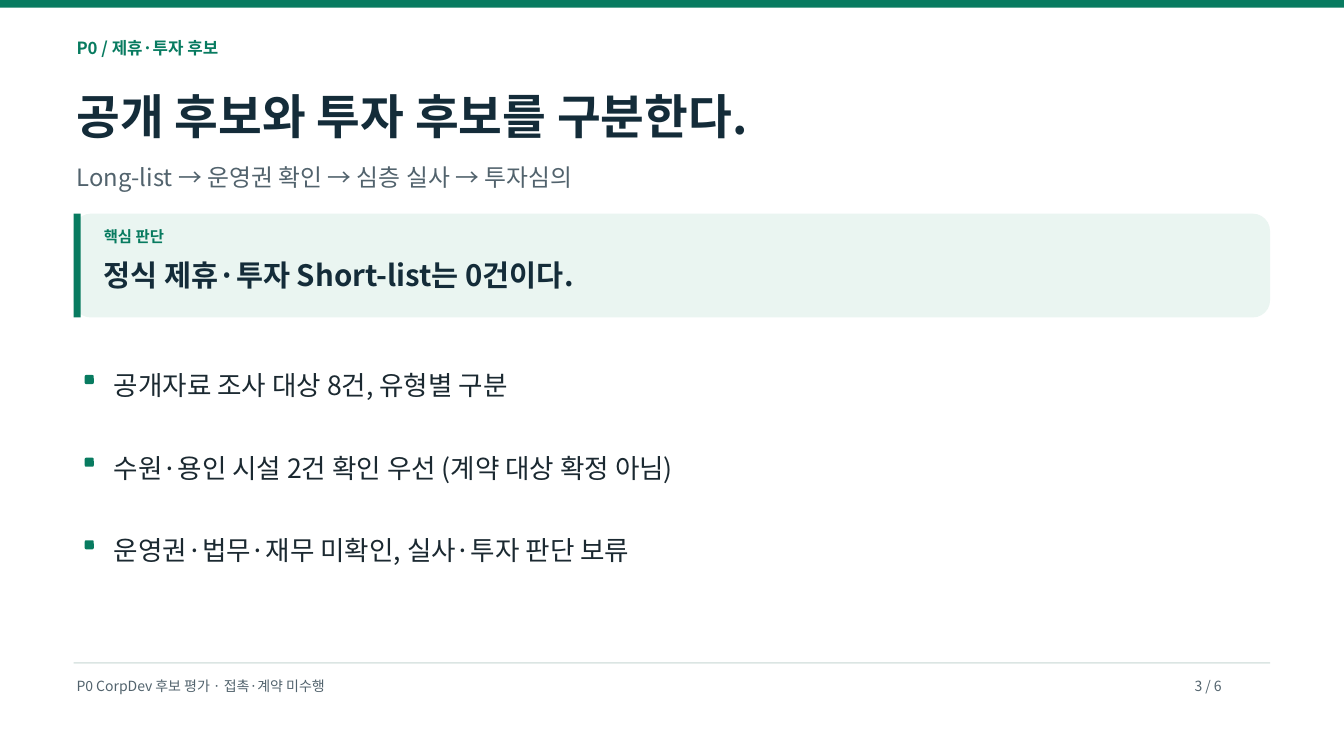
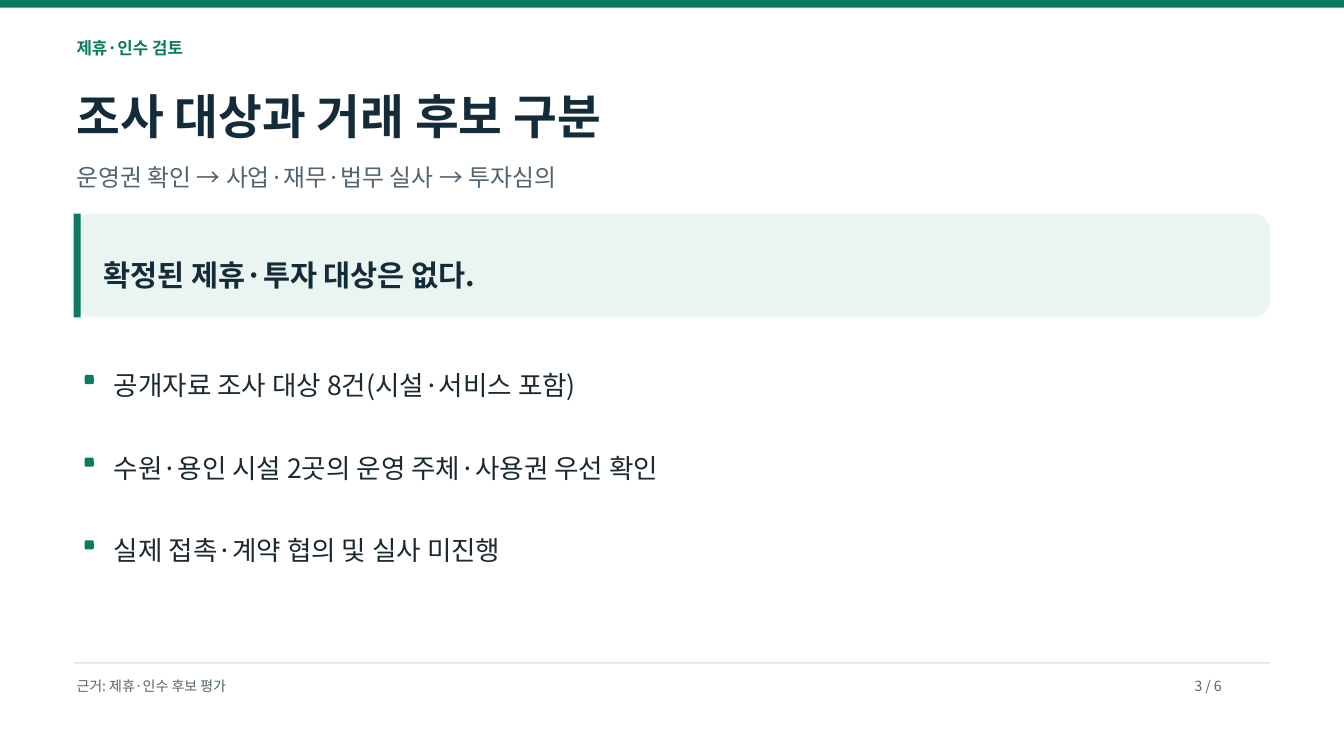
Before and after one commit to dohyunkimmm/footmate-case-study, a slide deck: slide 3 of src/case-study/downloads/footmate_strategy_p0_p2.pptx. Drawn at 1344x756 pixels with LibreOffice and Linux fonts; fonts in the diff are those of the drawing. Boxes give left, top, right and bottom in pixels: in the first picture for what was removed or moved away, otherwise in the second. Text is boxed around its words. In the diff, an @@ line names an element or a change of style, - is before the commit and + after.

```diff
--- a/src/case-study/downloads/footmate_strategy_p0_p2.pptx
+++ b/src/case-study/downloads/footmate_strategy_p0_p2.pptx
@@ text at box(77, 40, 183, 56): text changed @@
-P0 / 제휴·투자 후보
+제휴·인수 검토
@@ text at box(77, 94, 601, 139): text changed @@
-공개 후보와 투자 후보를 구분한다.
+조사 대상과 거래 후보 구분
@@ text at box(77, 166, 556, 188): text changed @@
-Long-list → 운영권 확인 → 심층 실사 → 투자심의
+운영권 확인 → 사업·재무·법무 실사 → 투자심의
@@ text removed at box(104, 229, 164, 244) @@
-핵심 판단
@@ text at box(104, 261, 476, 289): text changed @@
-정식 제휴·투자 Short-list는 0건이다.
+확정된 제휴·투자 대상은 없다.
@@ text at box(114, 373, 576, 400): text changed @@
-공개자료 조사 대상 8건, 유형별 구분
+공개자료 조사 대상 8건(시설·서비스 포함)
@@ text at box(114, 456, 658, 480): text changed @@
-수원·용인 시설 2건 확인 우선 (계약 대상 확정 아님)
+수원·용인 시설 2곳의 운영 주체·사용권 우선 확인
@@ text at box(114, 537, 500, 562): text changed @@
-운영권·법무·재무 미확인, 실사·투자 판단 보류
+실제 접촉·계약 협의 및 실사 미진행
@@ text at box(77, 679, 226, 692): text changed @@
-P0 CorpDev 후보 평가 · 접촉·계약 미수행
+근거: 제휴·인수 후보 평가
```
Also in this commit, not shown: 5 other slides changed, 15 other files.
